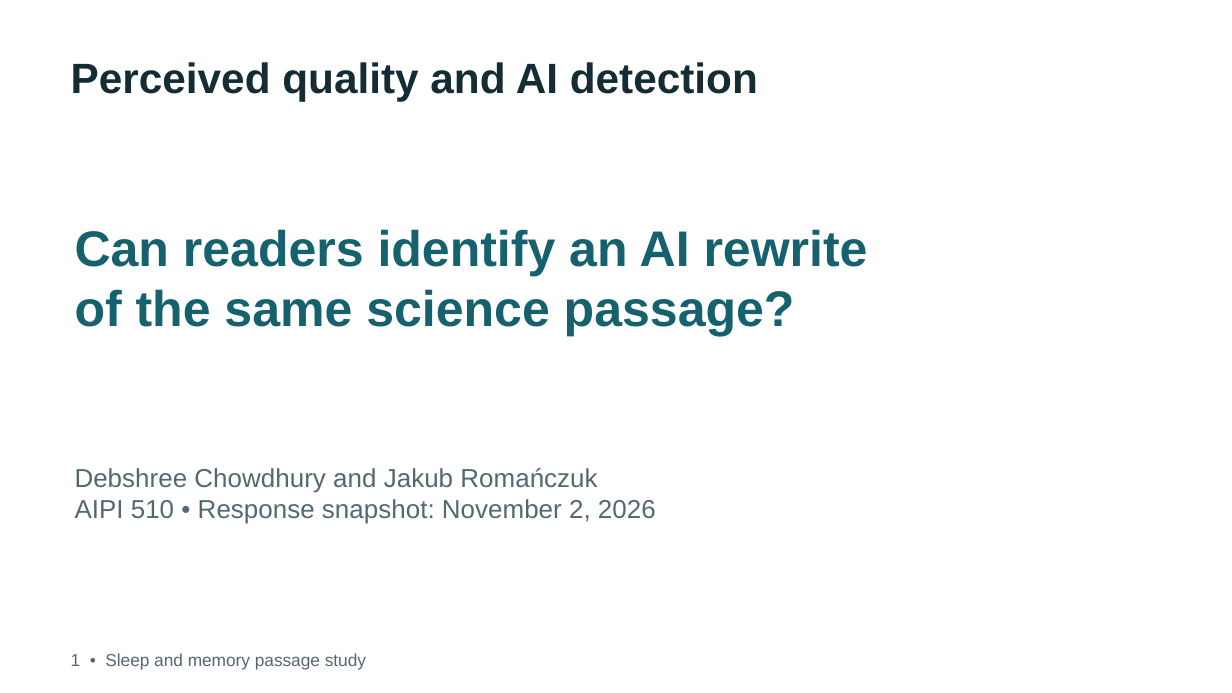
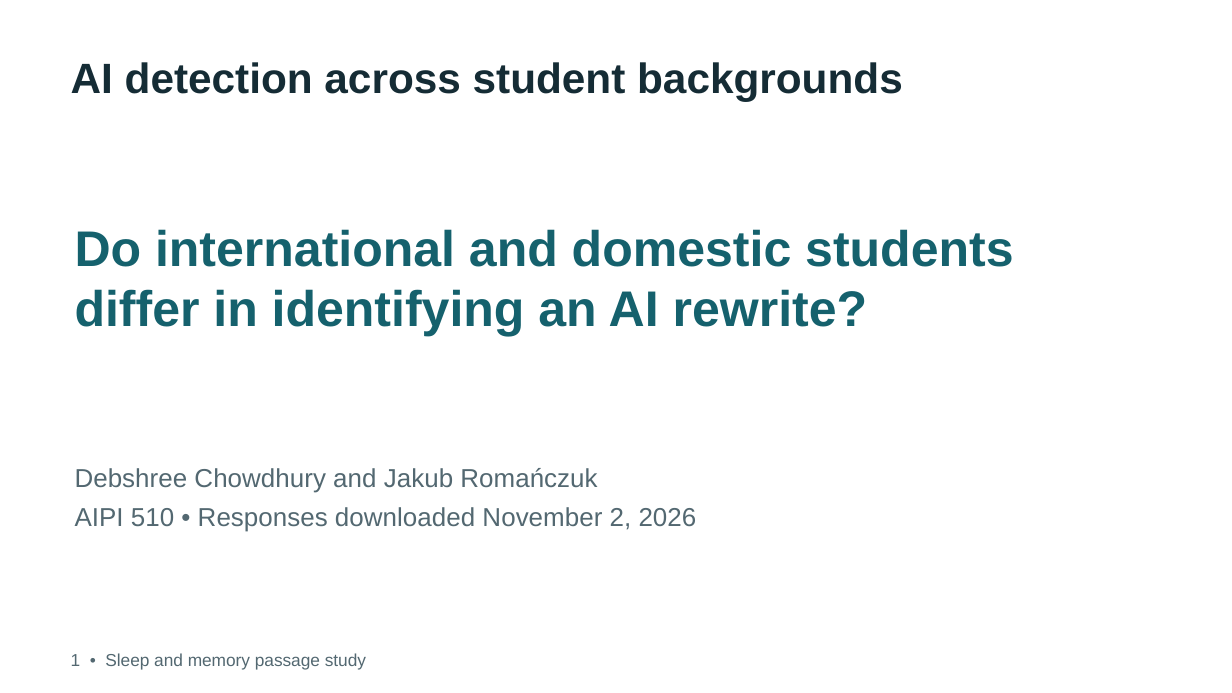
Before and after one commit to debshreechowdhury/sleep-memory-passage-study, a slide deck: slide 1 of presentation/design_detection.pptx. Drawn at 1232x693 pixels with LibreOffice and Linux fonts; fonts in the diff are those of the drawing. Boxes give left, top, right and bottom in pixels: in the first picture for what was removed or moved away, otherwise in the second. Text is boxed around its words. In the diff, an @@ line names an element or a change of style, - is before the commit and + after.

Commit message:
feat: restructure report around international vs domestic question

```diff
--- a/presentation/design_detection.pptx
+++ b/presentation/design_detection.pptx
@@ text at (x1=71, y1=62, x2=903, y2=101): text changed @@
-Perceived quality and AI detection
+AI detection across student backgrounds
@@ text at (x1=75, y1=229, x2=1013, y2=336): text changed @@
-Can readers identify an AI rewrite
-of the same science passage?
+Do international and domestic students differ in identifying an AI rewrite?
@@ text at (x1=75, y1=507, x2=697, y2=532): text changed @@
-AIPI 510 • Response snapshot: November 2, 2026
+AIPI 510 • Responses downloaded November 2, 2026
```
Also in this commit, not shown: 4 other slides changed, 3 slides added, 3 slides removed, 51 other files.
